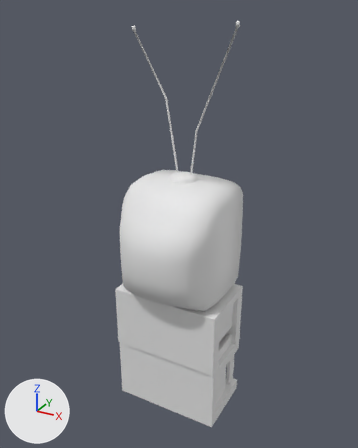
Before and after pictures for a commit that changed the FBX model UnityProject/Assets/Visuals/Lau Assets/LVL1/TV & Old Beer Cases/TV&BeerCases.fbx.
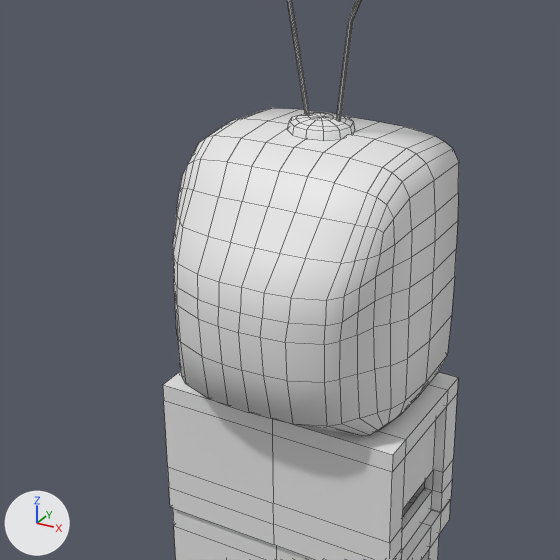
Each version appears first whole from a 50 mm camera at (1.102, -2.009, 1.713) aimed at (0.007, -0.016, 0.717), and next in a close-up on the part from 13% to 80% of the width and 27% to 81% of the height. Lighting does not change. The marker at lower left points along +X, +Y and +Z. The close-ups show mesh edges as thin lines. Materials are left out; every surface is plain grey. Where no turn or scale is listed for an object, it has been applied to the vertices. Vertices at the same position are counted once.

Objects in the first close-up: 'OldBeerCase.000', 'OldBeerCase.001', 'TV'.
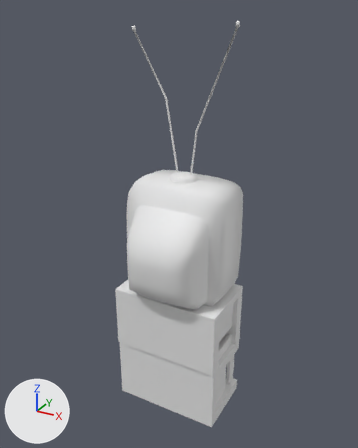
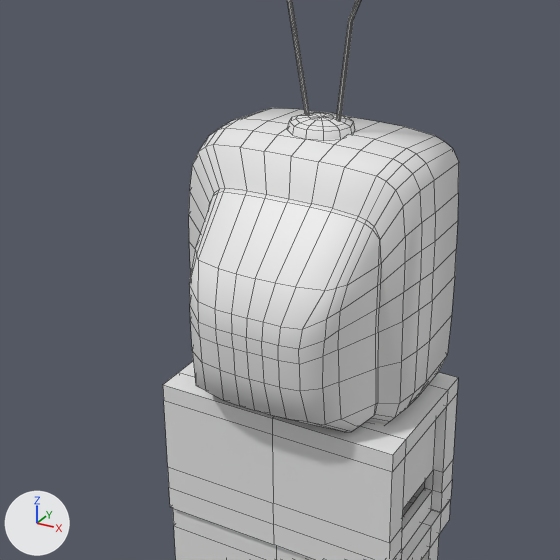
What the commit changed:
me_cube is used by ob_tv; location (0.0, 0.0, 0.329).
me_cube had 587 vertices, 550 faces and spanned x -0.278..0.301, y -0.301..0.203, z 0.005..1.332.
me_cube now has 625 vertices, 590 faces and spans x -0.278..0.301, y -0.273..0.203, z 0.0..1.332.
Part 1, on me_cube:
16 vertices are removed from x -0.246..0.246, y -0.265..-0.135, z 0.043..0.489.
48 faces are deleted.
3 vertices in x -0.067..0.067, y -0.073, z 0.601 move by (0.0, 0.048, 0.003).
3 vertices in x -0.071..0.071, y -0.075, z 0.005 move by (0.0, 0.042, 0.0).
158 vertices move from x -0.269..0.269, y -0.301..-0.067, z 0.005..0.599 to x -0.273..0.273, y -0.27..-0.022, z 0.0..0.602.
54 vertices are added at x -0.212..0.212, y -0.273..-0.086, z 0.028..0.464.
86 new faces join them.

Where the change shows, as pixel boxes (x1, y1, x2, y2) in the close-ups (560 x 560 px):
'TV', reshaped: before (173, 0, 459, 436); after (189, 0, 459, 432)
part 1 of me_cube, built on: before (173, 119, 435, 435); after (189, 119, 435, 432)
